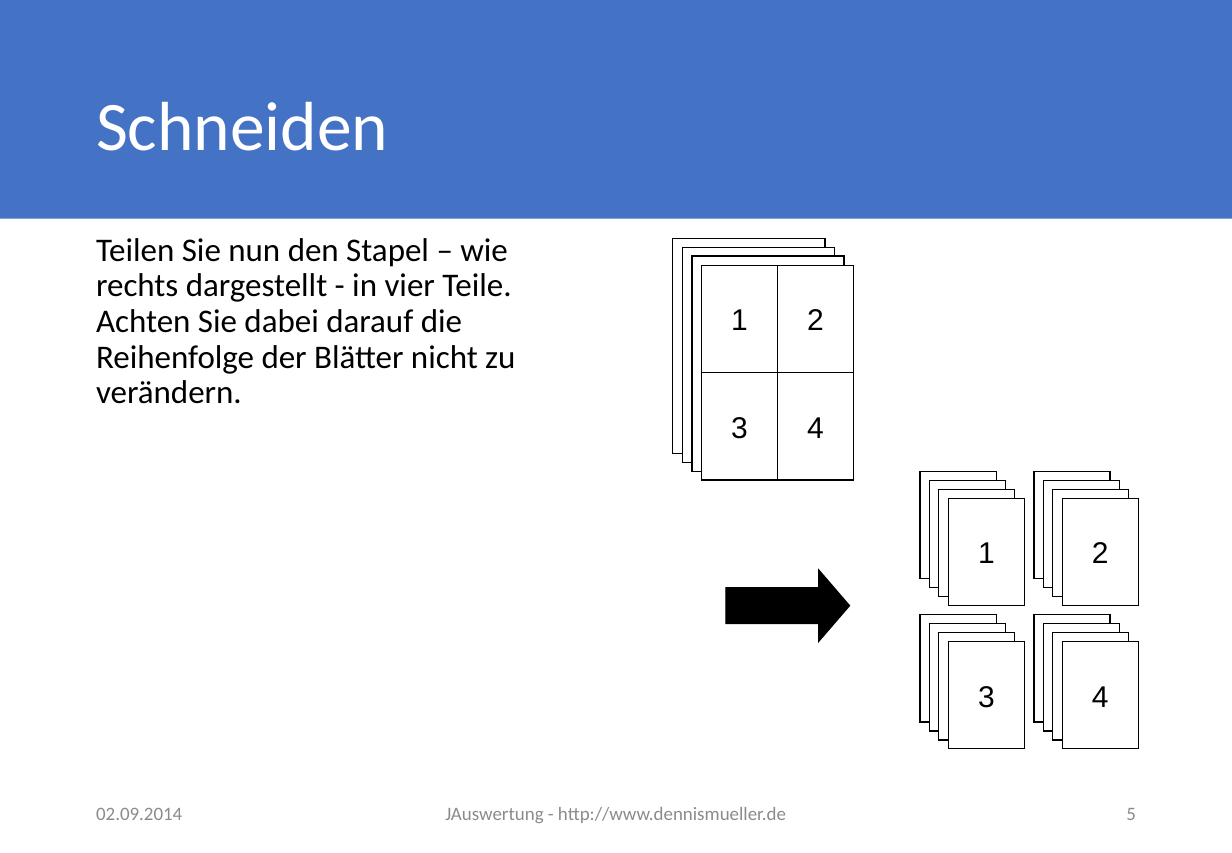
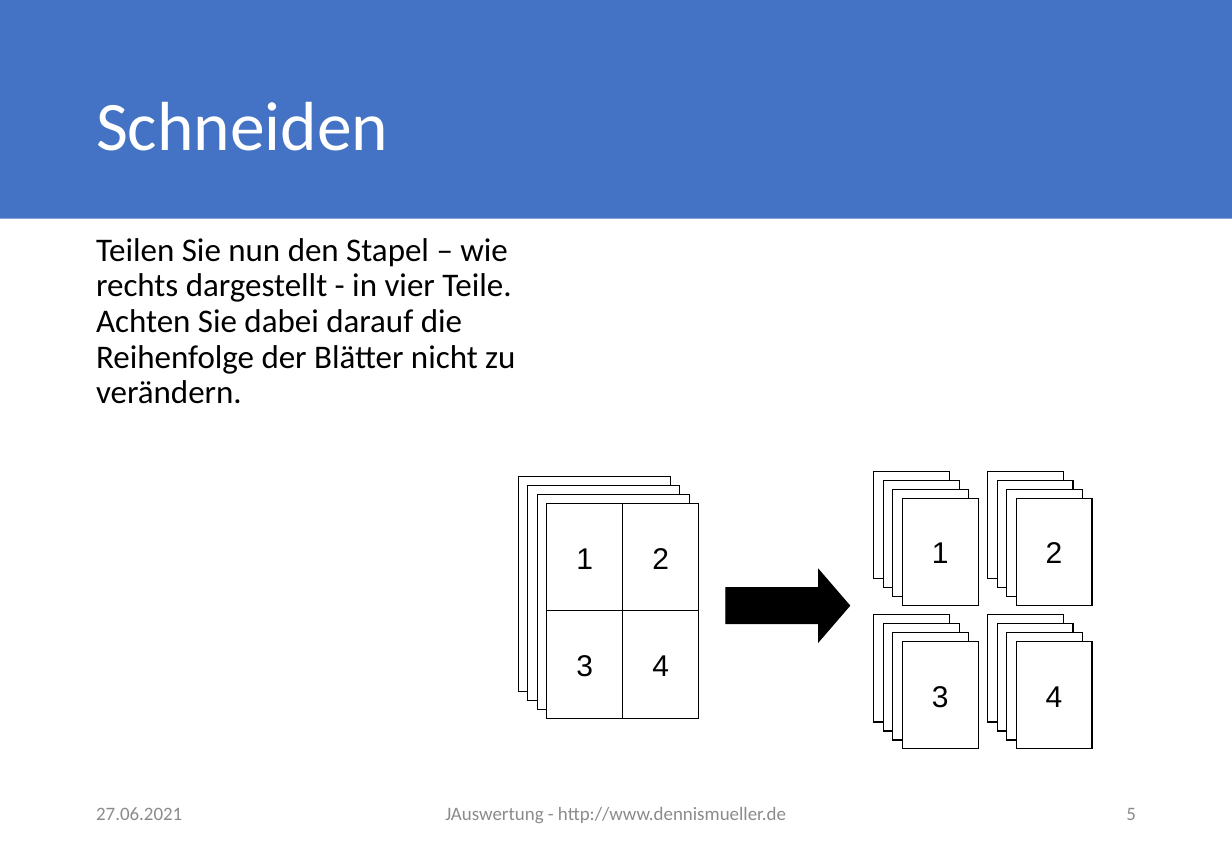
Before and after one commit to dennisfabri/JAuswertung, a slide deck: slide 5 of docs/Startkartendruck.pptx. Drawn at 1232x853 pixels with LibreOffice and Linux fonts; fonts in the diff are those of the drawing. Boxes give left, top, right and bottom in pixels: in the first picture for what was removed or moved away, otherwise in the second. Text is boxed around its words. In the diff, an @@ line names an element or a change of style, - is before the commit and + after.

```diff
--- a/docs/Startkartendruck.pptx
+++ b/docs/Startkartendruck.pptx
@@ 8 rectangles: place and size @@
-8 rectangles at (673, 239, 854, 480)
+8 rectangles at (519, 477, 700, 719)
@@ 16 rectangles: place and size @@
-16 rectangles at (920, 471, 1139, 749)
+16 rectangles at (874, 471, 1093, 749)
@@ text at (96, 807, 182, 820): text changed @@
-02.09.2014
+27.06.2021
```
Also in this commit, not shown: 6 other slides changed, 16 other files.
